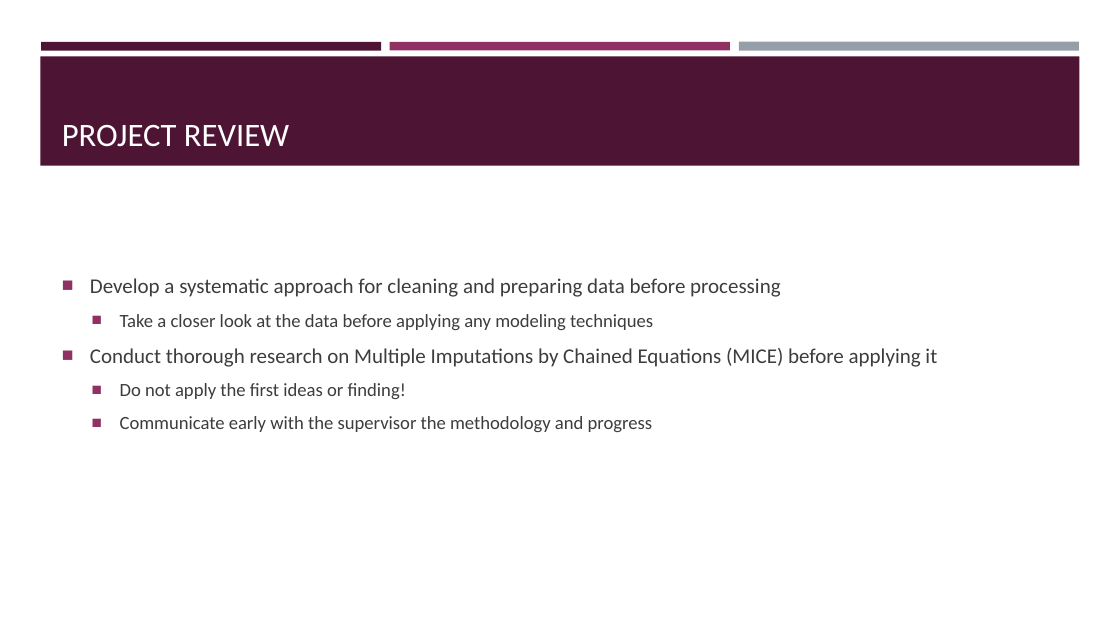
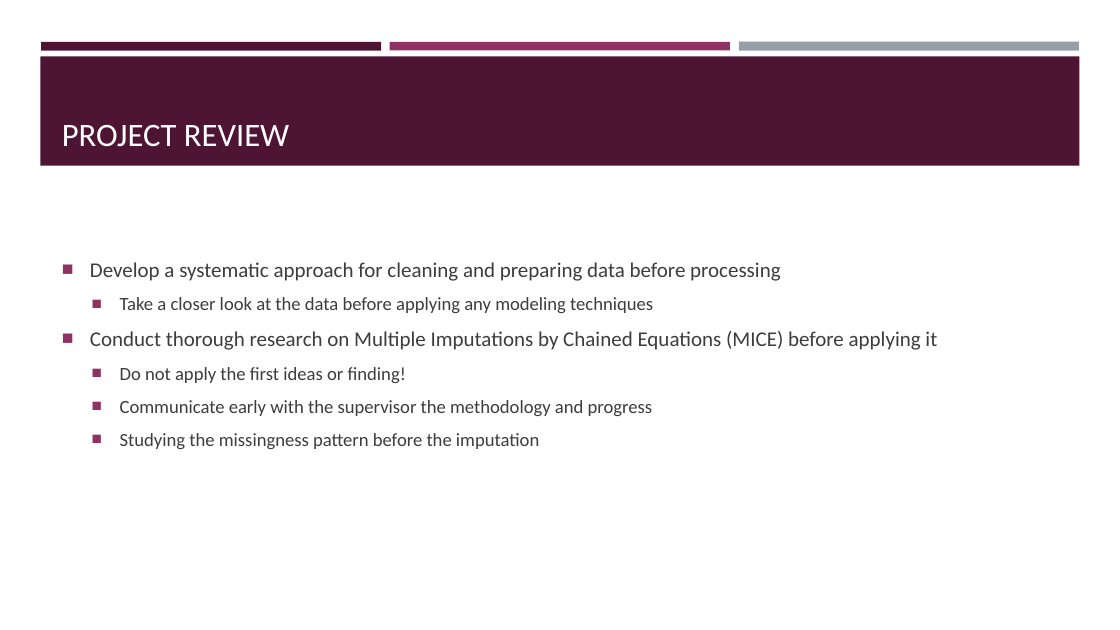
Before and after one commit to AlderCoder/Snow-finches, a slide deck: slide 17 of Final_Presentation_update.pptx. Drawn at 1120x630 pixels with LibreOffice and Linux fonts; fonts in the diff are those of the drawing. Boxes give left, top, right and bottom in pixels: in the first picture for what was removed or moved away, otherwise in the second. Text is boxed around its words. In the diff, an @@ line names an element or a change of style, - is before the commit and + after.

```diff
--- a/Final_Presentation_update.pptx
+++ b/Final_Presentation_update.pptx
@@ text at (x1=120, y1=433, x2=539, y2=449): paragraph added @@
+  ■ Studying the missingness pattern before the imputation
```
Also in this commit, not shown: 7 other slides changed, 4 other files.
